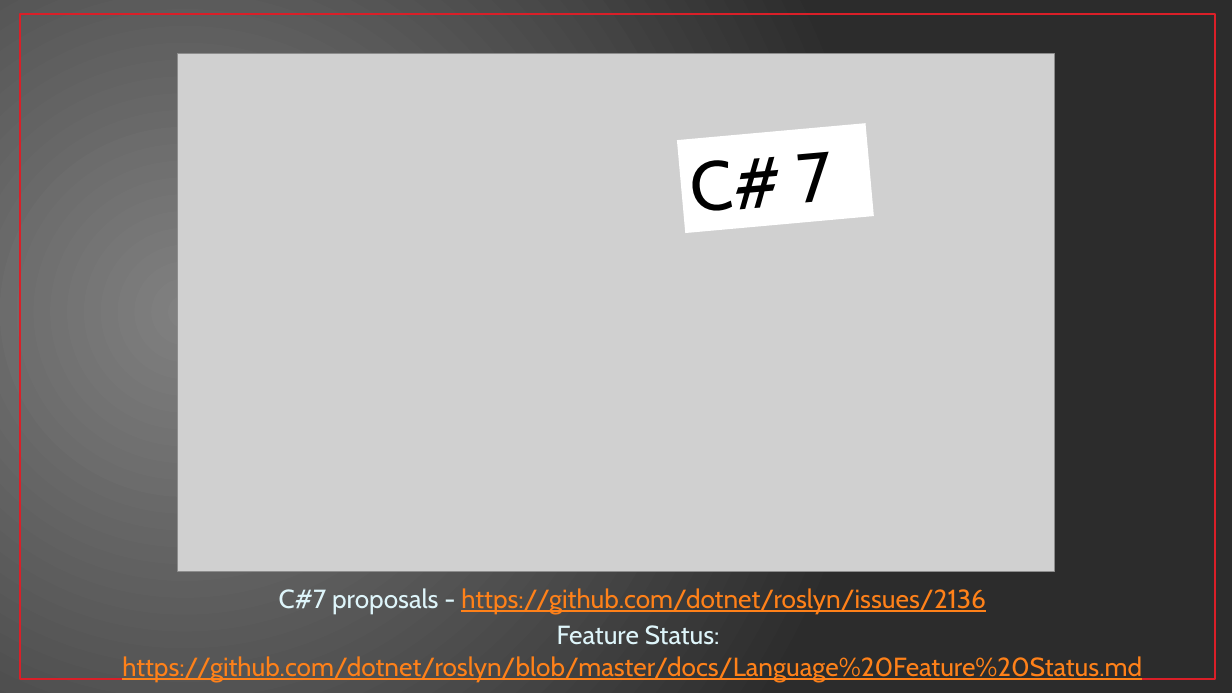
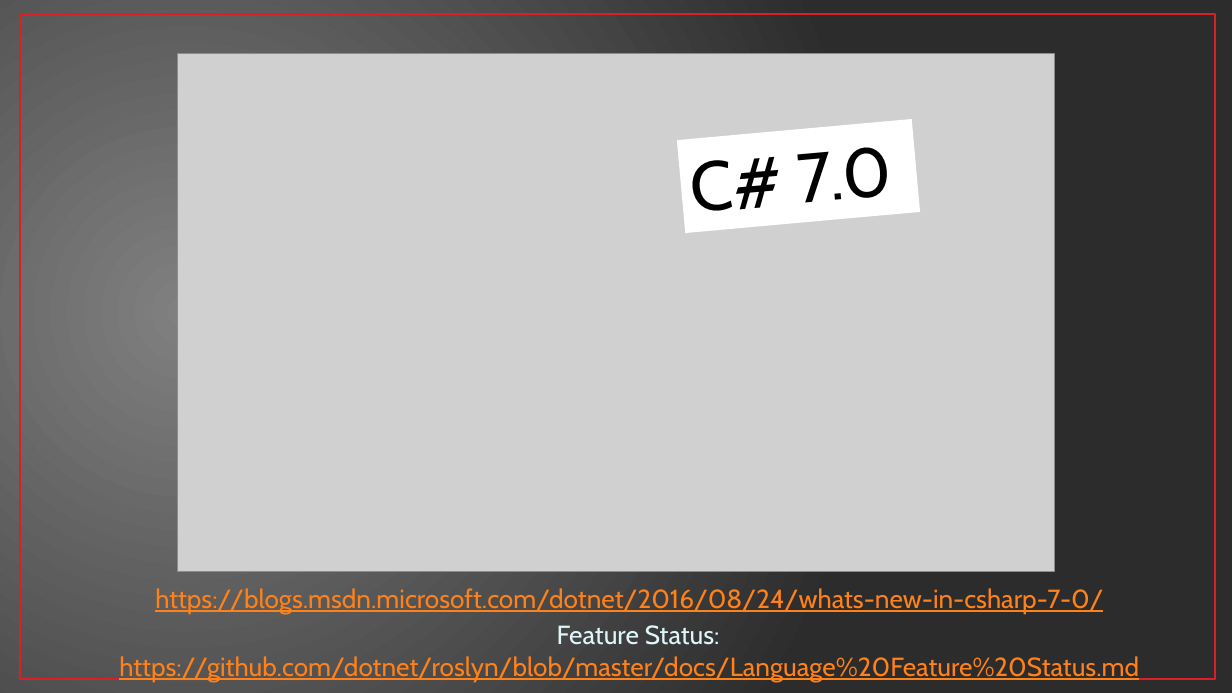
Before and after one commit to jwooley/RoslynAndYou, a slide deck: slide 6 of RoslynAndYou.pptx. Drawn at 1232x693 pixels with LibreOffice and Linux fonts; fonts in the diff are those of the drawing; grey boxes stand for pictures. Boxes give left, top, right and bottom in pixels: in the first picture for what was removed or moved away, otherwise in the second. Text is boxed around its words. In the diff, an @@ line names an element or a change of style, - is before the commit and + after.

```diff
--- a/RoslynAndYou.pptx
+++ b/RoslynAndYou.pptx
@@ rectangle "C# 7.0": place and size @@
-rectangle "C# 7.0" at [677,123,874,233]
+rectangle "C# 7.0" at [677,119,921,233]
@@ text in rectangle at [693,147,893,228]: text changed @@
-C# 7
+C# 7.0
@@ text at [155,586,1103,614]: text changed @@
-C#7 proposals - https://github.com/dotnet/roslyn/issues/2136
+https://blogs.msdn.microsoft.com/dotnet/2016/08/24/whats-new-in-csharp-7-0/
```
Also in this commit, not shown: 5 other slides changed, 1 slide added, 23 other files.
